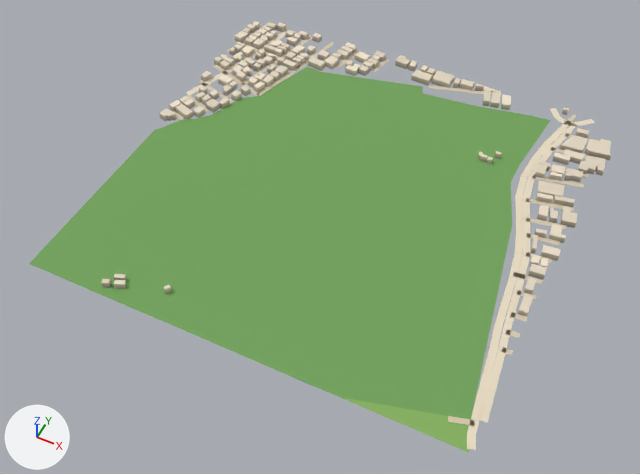
The glTF model public/assets/bengaluru-region-v1/tiles/t-9_12-l1.glb: old version first, new version second.
Before and after are seen from a camera (50 mm lens) standing at (-3947.0, 5591.0, 730.0) and looking at (-4252.0, 6202.0, -35.0). Every picture has the same lights, and +X, +Y and +Z are marked at lower left. The picture after the commit comes second. Vertices at exactly the same position are counted once.

The first picture shows 'building', 'ground'.
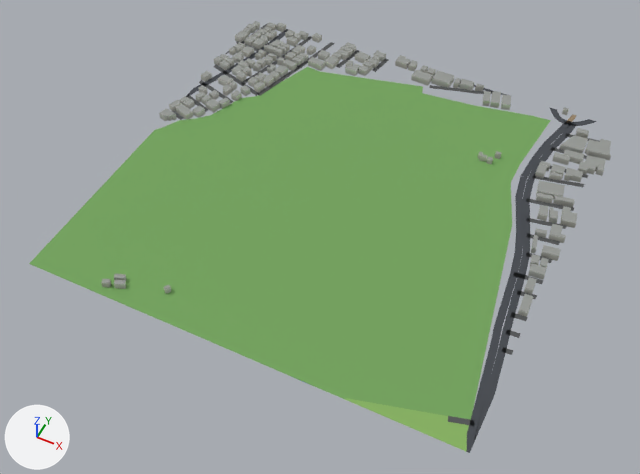
Edits to the bpy script that builds the scene:
```text
Change me_building:
    used by ob_building; location = (-4500.0, 6000.0, 0.0)
    remove me_building.from_pydata(...)  # 1234 vertices, 1573 faces; spans x -7.0..516.0, y 9.0..508.0, z 0.0..8.0
    add me_building.from_pydata(...)  # 1234 vertices, 1912 faces; spans x -7.0..516.0, y 9.0..508.0, z 0.0..8.0
    me_building part 1: 1573 kept faces spanning x -7.0..516.0, y 9.0..508.0, z 0.0..8.0 get new vertex colours; the middle colour goes from pale yellow #d8ccb8 to light grey #c2c3bc
Change me_ground:
    used by ob_ground; location = (-4500.0, 6000.0, 0.0)
    remove me_ground.from_pydata(...)  # 626 vertices, 717 faces; spans x -4.0..504.0, y 0.0..504.0, z 1.0
    add me_ground.from_pydata(...)  # 644 vertices, 735 faces; spans x 0.0..500.0, y 0.0..500.0, z 1.0
    me_ground part 2
    46 vertices are removed from x -4.0..504.0, y 2.0..504.0, z 1.0
    65 faces are deleted
    22 vertices move from x -1.0..482.0, y 276.0..502.0, z 1.0 to x 0.0..484.0, y 276.0..500.0, z 1.0
    58 vertices are added at x 0.0..500.0, y 0.0..500.0, z 1.0
    6 new vertices lie (0.0, 6.0, 0.0) away from vertices in x 0.0..500.0, y 312.0..460.0, z 1.0
    83 new faces join them
    me_ground part 3: 187 kept faces spanning x 0.0..500.0, y 17.0..500.0, z 1.0 get new vertex colours; the middle colour goes from beige #e9dcc3 to dark grey #45494f
```

Where the change shows, as pixel boxes (x1, y1, x2, y2) in the pictures (640 x 474 px; the box of a moved part takes in the faces that stretch with it):
part 1 of me_building, recoloured: (101, 21, 611, 317) in both
part 2 of me_ground, moved or reshaped: before (172, 23, 600, 450); after (172, 23, 600, 453)
part 3 of me_ground, recoloured: (172, 23, 583, 435) in both
